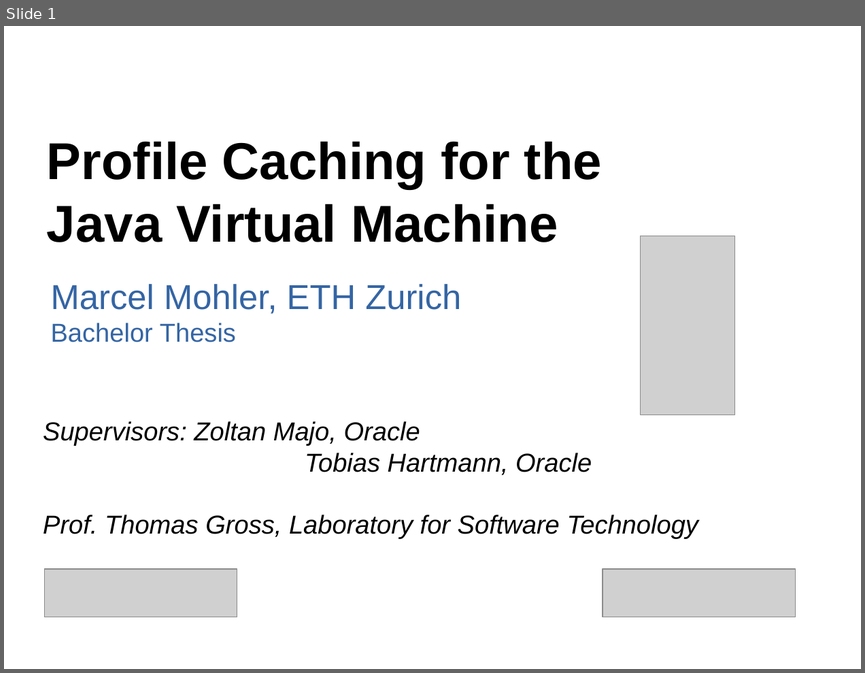
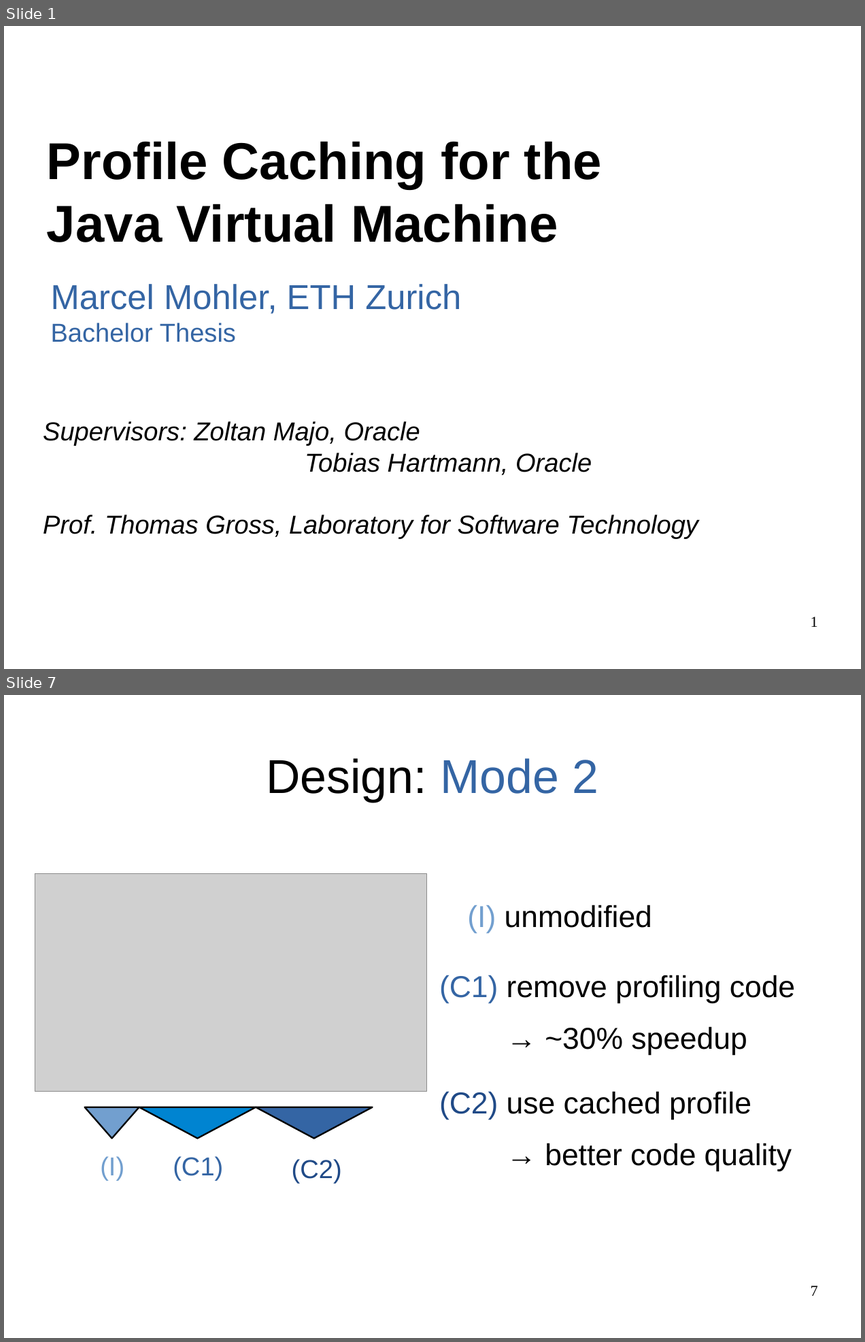
Before and after one commit to mohlerm/hotspot, a slide deck: presentation/profile_caching_mohlerm_presentation.odp. Shown one above the other, each under a label of ours: slide 1 before the commit, slides 1 and 7 after it; the slides between them are not shown. The pictures are 865x673 and 865x1342 pixels, drawn with LibreOffice and Linux fonts; fonts in the diff are those of the drawing; grey boxes stand for pictures. Boxes give left, top, right and bottom in pixels: in the first picture for what was removed or moved away, otherwise in the second. Text is boxed around its words. In the diff, an @@ line names an element or a change of style, - is before the commit and + after.

```diff
--- a/presentation/profile_caching_mohlerm_presentation.odp
+++ b/presentation/profile_caching_mohlerm_presentation.odp
@@ slide 7 added at [4, 695, 861, 1338], background #FFFFFF @@
@@ title added at [266, 758, 599, 802], 44 pt, text #000000 @@
+Design: Mode 2
@@ picture added at [35, 874, 427, 1091] @@
@@ text added at [467, 904, 652, 933], 28 pt, text #000000 @@
+(I) unmodified
@@ text added at [439, 974, 795, 1055], 28 pt, text #000000 @@
+(C1) remove profiling code
+→ ~30% speedup
@@ text added at [439, 1091, 791, 1172], 28 pt, text #000000 @@
+(C2) use cached profile
+→ better code quality
@@ flow chart merge added at [85, 1107, 139, 1138], fill #729FCF, outline #000000 1.45 pt @@
@@ flow chart merge added at [139, 1107, 256, 1138], fill #0084D1, outline #000000 1.45 pt @@
@@ flow chart merge added at [256, 1107, 373, 1138], fill #3465A4, outline #000000 1.45 pt @@
@@ text added at [100, 1156, 124, 1181], 24 pt, text #729FCF @@
+(I)
@@ text added at [173, 1156, 223, 1181], 24 pt, text #3465A4 @@
+(C1)
@@ text added at [292, 1159, 342, 1183], 24 pt, text #204A87 @@
+(C2)
@@ page number added at [810, 1285, 818, 1295], 14 pt, text #000000 @@
+7
@@ slide 1 changed as well @@
@@ picture removed at [640, 236, 735, 415] @@
@@ picture removed at [44, 569, 237, 617] @@
@@ picture removed at [602, 569, 796, 617] @@
@@ page number added at [810, 616, 818, 626], 14 pt, text #000000 @@
+1
```
Also in this commit, not shown: 9 other slides changed, 11 other slides added, 7 slides removed, 37 other files.
